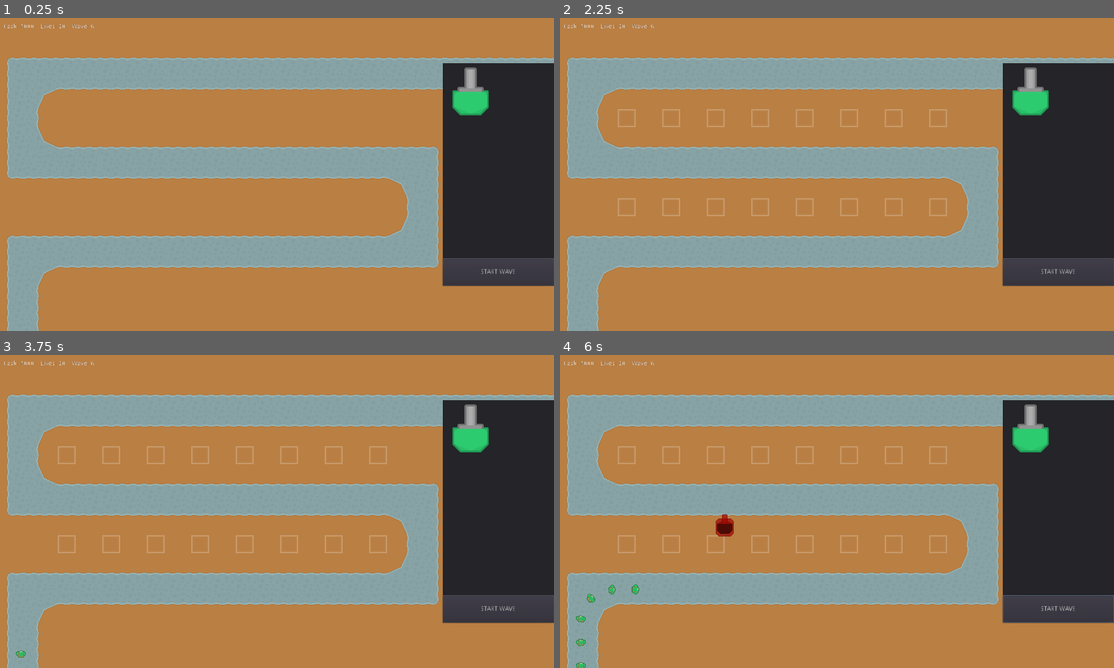
Above: before the commit, frames 1-4 (two rows, left to right).
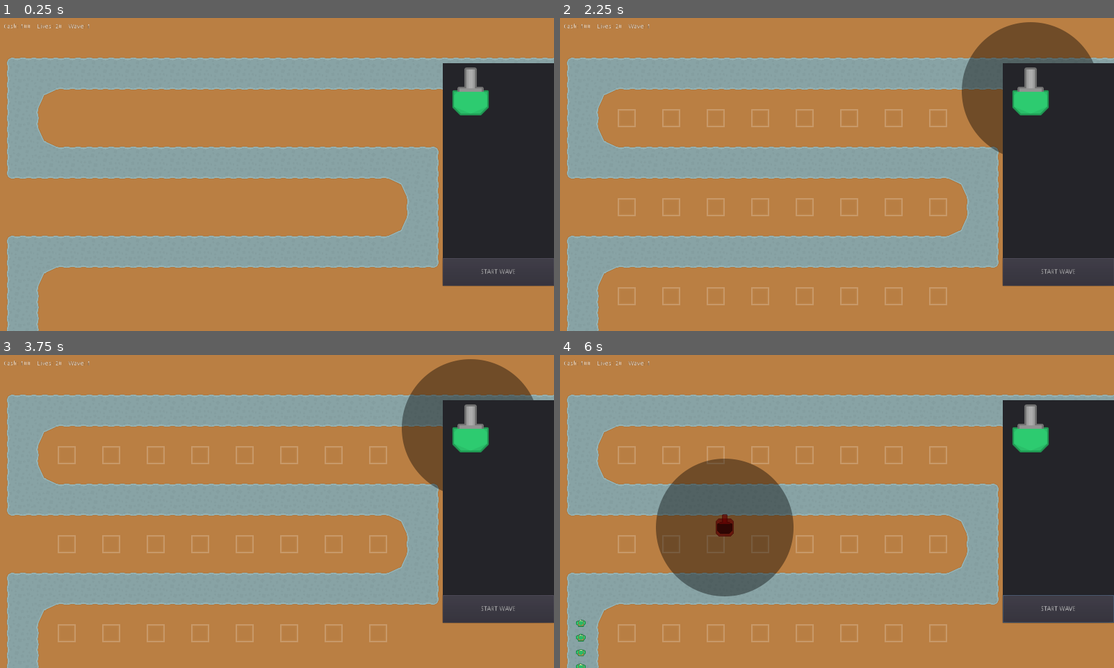
Above: after the commit, the same moments.

Repository: 0xPD33/Infiltration-TD
Game: Godot game, scene res://Scenes/Level1.tscn
The game is run twice, just before and just after one commit, with the same random seed, the same clock (stepped at 60 frames per second) and the same inputs.
Inputs (mouse positions are in pixels of both pictures, inside the frame that each line leads up to):
- Up to frame 1 (0.25 s): no input
- Up to frame 2 (2.25 s): click "START WAVE" at 0.5 s; click "START WAVE" at 1.25 s; click (1030, 89) at 2 s
- Up to frame 3 (3.75 s): click (470, 426) at 2.75 s; click (470, 426) at 3.5 s
- Up to frame 4 (6 s): click "START WAVE" at 4.25 s; tap Enter at 5 s; move the mouse to (1058, 605) at 5.02 s; press the mouse at (1058, 605) at 5.03 s; move the mouse to (726, 527) at 5.77 s; release the mouse at (726, 527) at 5.78 s; click (726, 527) at 5.85 s

The runs differ from the first frame. In frame 1, less than 0.1% of the frame differs, in the area x 5-17%, y 1-4%; in frame 2, 4.4%; in frame 3, 4.4%; in frame 4, 9.4%, in the area x 2-70%, y 1-100%.

Commit message:
found a better solution for the upgrade popup
selecting towers is now being handled by _unhandled_input in the tower script

Diff:
--- a/Scenes/Level1.tscn
+++ b/Scenes/Level1.tscn
@@ -82,7 +82,7 @@
 cell_y_sort = true
 collision_mask = 2
 format = 1
-tile_data = PoolIntArray( 0, 1, 131076, 1, 1, 131076, 2, 1,  …(4036 unchanged characters)… 6, 524292, 1610612737, 131076, 524293, 1610612737, 131076, 524294, 1610612737, 131076, 524295, 1610612737, 131076, 524296, 1610612737, 131076, 524297, 1610612737, 131076, 524298, 1610612737, 131076, 524299, 1610612737, 131076, 524300, 1610612737, 131076, 524301, 1610612737, 131076, 52 …(5241 unchanged characters)…
+tile_data = PoolIntArray( 0, 1, 131076, 1, 1, 131076, 2, 1,  …(4036 unchanged characters)… 6, 524292, 1610612737, 131076, 524293, 1, 131076, 524294, 1, 131076, 524295, 1, 131076, 524296, 1, 131076, 524297, 1, 131076, 524298, 1, 131076, 524299, 1, 131076, 524300, 1, 131076, 524301, 1610612737, 131076, 52 …(5241 unchanged characters)…
 
 [node name="TowerBases" type="TileMap" parent="."]
 visible = false
@@ -90,7 +90,7 @@
 collision_layer = 2
 collision_mask = 5
 format = 1
-tile_data = PoolIntArray( 262147, 0, 0, 262149, 0, 0, 262151 …(148 unchanged characters)… 524301, 0, 0, 524303, 0, 0, 524305, 0, 0 )
+tile_data = PoolIntArray( 262147, 0, 0, 262149, 0, 0, 262151 …(148 unchanged characters)… 524301, 0, 0, 524303, 0, 0, 524305, 0, 0, 786435, 0, 0, 786437, 0, 0, 786439, 0, 0, 786441, 0, 0, 786443, 0, 0, 786445, 0, 0, 786447, 0, 0, 786449, 0, 0 )
 
 [node name="Towers" type="Node2D" parent="."]
 
--- a/Scenes/TowerMenu.tscn
+++ b/Scenes/TowerMenu.tscn
@@ -13,56 +13,85 @@
 "_edit_use_anchors_": false
 }
 
-[node name="StatsContainer" type="VBoxContainer" parent="."]
-anchor_left = 0.5
-anchor_top = 0.5
-anchor_right = 0.5
-anchor_bottom = 0.5
-margin_left = -115.0
-margin_top = -102.5
-margin_right = 115.0
-margin_bottom = 67.5
-size_flags_horizontal = 0
-size_flags_vertical = 0
+[node name="MarginContainer" type="MarginContainer" parent="."]
+margin_left = 7.0
+margin_top = 7.0
+margin_right = 243.0
+margin_bottom = 218.0
 __meta__ = {
 "_edit_use_anchors_": false
 }
 
-[node name="TowerStatsLabel" type="Label" parent="StatsContainer"]
-margin_left = 78.0
-margin_right = 151.0
+[node name="StatsContainer" type="VBoxContainer" parent="MarginContainer"]
+margin_right = 236.0
+margin_bottom = 62.0
+size_flags_vertical = 0
+alignment = 1
+__meta__ = {
+"_edit_use_anchors_": false
+}
+
+[node name="TowerStatsLabel" type="Label" parent="MarginContainer/StatsContainer"]
+margin_left = 81.0
+margin_right = 154.0
 margin_bottom = 14.0
 size_flags_horizontal = 4
 text = "Tower Stats"
 align = 1
 
-[node name="FireRateContainer" type="HBoxContainer" parent="StatsContainer"]
+[node name="FireRateContainer" type="HBoxContainer" parent="MarginContainer/StatsContainer"]
 margin_top = 18.0
-margin_right = 230.0
+margin_right = 236.0
 margin_bottom = 38.0
-alignment = 1
 
-[node name="FireRateDesc" type="Label" parent="StatsContainer/FireRateContainer"]
-margin_left = 36.0
+[node name="FireRateBtn" type="Button" parent="MarginContainer/StatsContainer/FireRateContainer"]
+margin_right = 20.0
+margin_bottom = 20.0
+focus_mode = 1
+size_flags_vertical = 4
+enabled_focus_mode = 1
+text = "+"
+
+[node name="FireRateDesc" type="Label" parent="MarginContainer/StatsContainer/FireRateContainer"]
+margin_left = 24.0
 margin_top = 3.0
-margin_right = 134.0
+margin_right = 122.0
 margin_bottom = 17.0
 size_flags_horizontal = 4
 text = "Fire Rate (Lvl.1)"
 
-[node name="FireRateBtn" type="Button" parent="StatsContainer/FireRateContainer"]
-margin_left = 138.0
+[node name="FireRateCostLabel" type="Label" parent="MarginContainer/StatsContainer/FireRateContainer"]
+margin_left = 126.0
+margin_top = 3.0
 margin_right = 158.0
+margin_bottom = 17.0
+text = "Cost:"
+
+[node name="FireRangeContainer" type="HBoxContainer" parent="MarginContainer/StatsContainer"]
+margin_top = 42.0
+margin_right = 236.0
+margin_bottom = 62.0
+
+[node name="FireRangeBtn" type="Button" parent="MarginContainer/StatsContainer/FireRangeContainer"]
+margin_right = 20.0
 margin_bottom = 20.0
 focus_mode = 1
 size_flags_horizontal = 4
 size_flags_vertical = 4
+enabled_focus_mode = 1
 text = "+"
 
-[node name="FireRateCostLabel" type="Label" parent="StatsContainer/FireRateContainer"]
-margin_left = 162.0
+[node name="FireRangeDesc" type="Label" parent="MarginContainer/StatsContainer/FireRangeContainer"]
+margin_left = 24.0
 margin_top = 3.0
-margin_right = 194.0
+margin_right = 132.0
+margin_bottom = 17.0
+text = "Fire Range (Lvl.1)"
+
+[node name="FireRangeCostLabel" type="Label" parent="MarginContainer/StatsContainer/FireRangeContainer"]
+margin_left = 136.0
+margin_top = 3.0
+margin_right = 168.0
 margin_bottom = 17.0
 text = "Cost:"
 
@@ -74,10 +103,11 @@
 margin_left = -30.0
 margin_top = -30.0
 margin_right = 30.0
-margin_bottom = -10.0
+margin_bottom = -9.99998
 focus_mode = 1
 size_flags_horizontal = 0
 size_flags_vertical = 0
+enabled_focus_mode = 1
 __meta__ = {
 "_edit_use_anchors_": false
 }
@@ -91,5 +121,6 @@
 __meta__ = {
 "_edit_use_anchors_": false
 }
-[connection signal="pressed" from="StatsContainer/FireRateContainer/FireRateBtn" to="." method="_on_FireRateBtn_pressed"]
+[connection signal="pressed" from="MarginContainer/StatsContainer/FireRateContainer/FireRateBtn" to="." method="_on_FireRateBtn_pressed"]
+[connection signal="pressed" from="MarginContainer/StatsContainer/FireRangeContainer/FireRangeBtn" to="." method="_on_FireRangeBtn_pressed"]
 [connection signal="pressed" from="CloseButton" to="." method="_on_CloseButton_pressed"]
--- a/Scenes/Towers/TurretTower1.tscn
+++ b/Scenes/Towers/TurretTower1.tscn
@@ -2,7 +2,7 @@
 
 [ext_resource path="res://Scripts/Tower.gd" type="Script" id=1]
 [ext_resource path="res://Assets/Tilesheet/towerDefense_tilesheet.png" type="Texture" id=2]
-[ext_resource path="res://Scenes/Towers/turret_range_circle.png" type="Texture" id=3]
+[ext_resource path="res://Assets/TurretRangeCircle/turret_range_circle.png" type="Texture" id=3]
 [ext_resource path="res://Scripts/Upgrades.gd" type="Script" id=4]
 [ext_resource path="res://Scenes/TowerMenu.tscn" type="PackedScene" id=5]
 
@@ -10,7 +10,7 @@
 extents = Vector2( 26, 31.3422 )
 
 [sub_resource type="CircleShape2D" id=2]
-radius = 250.0
+radius = 200.0
 
 [node name="TurretTower1" type="Area2D"]
 collision_layer = 4
@@ -36,10 +36,6 @@
 position = Vector2( 0, -5.6 )
 shape = SubResource( 1 )
 
-[node name="TurretRange" type="Sprite" parent="."]
-visible = false
-texture = ExtResource( 3 )
-
 [node name="AggroRange" type="Area2D" parent="."]
 collision_layer = 4
 collision_mask = 8
@@ -48,6 +44,10 @@
 visible = false
 shape = SubResource( 2 )
 
+[node name="TurretRange" type="Sprite" parent="."]
+visible = false
+texture = ExtResource( 3 )
+
 [node name="ShootTimer" type="Timer" parent="."]
 wait_time = 0.1
 
@@ -55,6 +55,7 @@
 script = ExtResource( 4 )
 
 [node name="TowerMenu" parent="." instance=ExtResource( 5 )]
+visible = false
 margin_left = -125.0
 margin_top = -275.0
 margin_right = 125.0
--- a/Scripts/Creep.gd
+++ b/Scripts/Creep.gd
@@ -24,33 +24,37 @@
 func setup_stats():
 	match Global.wave:
 		0:
+			value = 3
+			hitpoints = 3
+			speed = 70
+		1:
 			value = 5
-			hitpoints = 10
-			speed = 100
-		1:
+			hitpoints = 6
+			speed = 80
+		2:
 			value = 7
+			hitpoints = 9
+			speed = 90
+		3:
+			value = 9
 			hitpoints = 12
-			speed = 110
-		2:
-			value = 9
-			hitpoints = 15
-			speed = 120
-		3:
-			value = 10
-			hitpoints = 15
-			speed = 125
+			speed = 105
 		4:
 			value = 12
+			hitpoints = 14
+			speed = 120
+		5:
+			value = 15
 			hitpoints = 18
-			speed = 130
-		5:
-			value = 13
-			hitpoints = 20
 			speed = 135
+		6:
+			value = 18
+			hitpoints = 21
+			speed = 150
 		_:
-			value += 2
-			hitpoints += 2
-			speed += 2
+			value = value + 2
+			hitpoints = hitpoints + 2
+			speed = speed + 2
 
 
 func creep_move(delta):
@@ -60,7 +64,7 @@
 func _on_Area2D_area_entered(area: Area2D):
 	if area.is_in_group("Projectile"):
 		area.queue_free()
-		hitpoints -= 1
+		hitpoints -= area.damage
 		if hitpoints <= 0:
 			dead = true
 			get_tree().call_group("Spawner", "creep_dead")
--- a/Scripts/Game.gd
+++ b/Scripts/Game.gd
@@ -41,8 +41,8 @@
 	$TowerBases.visible = false
 
 	match tower:
-		"TurretTower":
-			add_cash(-50)
+		"SingleTurretTower":
+			subtract_cash(50)
 
 	get_tree().call_group("HUD", "sync_cash_label")
 
--- a/Scripts/Global.gd
+++ b/Scripts/Global.gd
@@ -1,5 +1,5 @@
 extends Node
 
-var cash : int = 1000
-var wave : int = 5
+var cash : int = 100
+var wave : int = 0
 var lives : int = 20
--- a/Scripts/Path2D.gd
+++ b/Scripts/Path2D.gd
@@ -6,8 +6,8 @@
 var creeps_spawned : int = 0
 var creeps_alive : int = 0
 var creeps_max : int
-var creeps_per_wave = [10, 15, 20, 25, 30, 40]
-var creeps_wait_time_per_wave = [1.0, 0.9, 0.8, 0.7, 0.6, 0.5]
+var creeps_per_wave = [15, 20, 25, 30, 40, 50, 60]
+var creeps_wait_time_per_wave = [0.6, 0.55, 0.5, 0.45, 0.4, 0.35, 0.3]
 
 
 func _ready():
--- a/Scripts/Tower.gd
+++ b/Scripts/Tower.gd
@@ -7,7 +7,6 @@
 var colliding = false
 var can_build = false
 var can_select = false
-var in_menu = false
 
 var tower_space
 var tilemap
@@ -43,8 +42,8 @@
 
 func _ready():
 	add_to_group("Tower")
+	fire_range = $AggroRange/CollisionShape2D.get_shape().radius
 	yield(get_tree(), "idle_frame")
-	fire_range = $AggroRange/CollisionShape2D.get_shape().radius
 	tilemap = get_parent().get_parent().get_node("TowerBases")
 	cell_size = tilemap.cell_size
 
@@ -52,6 +51,7 @@
 func _physics_process(delta: float):
 	if building:
 		_follow_mouse()
+		show_range_circle(fire_range)
 
 		if can_build:
 			$TurretTowerBase.modulate = Color(0.0, 1.0, 0.0, 0.7)
@@ -63,8 +63,9 @@
 		if Input.is_action_just_pressed("left_click"):
 			if can_build:
 				building = false
-				get_tree().call_group("Game", "tower_built", "TurretTower")
-				set_stats()
+				get_tree().call_group("Game", "tower_built", "SingleTurretTower")
+				hide_range_circle()
+				set_stats(false)
 				$TurretTowerBase.modulate = Color(1.0, 1.0, 1.0, 1.0)
 				$TurretTowerGun.modulate = Color(1.0, 1.0, 1.0, 1.0)
 	else:
@@ -80,19 +81,25 @@
 				target_position = current_target.get_global_transform().origin
 				$TurretTowerGun.rotation = (target_position - position).angle() - deg2rad(-90)
 
-		if Input.is_action_just_pressed("left_click") and can_select:
+
+func _unhandled_input(event: InputEvent):
+	if event.is_action_pressed("left_click") and can_select:
+		if !building:
 			set_selected(true)
-		elif Input.is_action_just_pressed("left_click") and !can_select:
-			if !in_menu:
-				set_selected(false)
-			else:
-				pass
-
-
-func set_stats():
+	elif event.is_action_pressed("left_click") and !can_select:
+		set_selected(false)
+
+
+func set_stats(upgraded):
 	projectile = upgrades.projectile
 	fire_rate = upgrades.fire_rate_value
+	fire_range = upgrades.fire_range_value
 	$ShootTimer.set_wait_time(fire_rate)
+	$AggroRange/CollisionShape2D.get_shape().radius = fire_range
+
+	if upgraded:
+		hide_range_circle()
+		show_range_circle(fire_range)
 
 
 func tower_select_state():
@@ -106,11 +113,12 @@
 	hide_range_circle()
 	show_range_circle(fire_range)
 	set_tower_menu_pos(get_global_transform().origin)
-	tower_menu.popup()
+	tower_menu.show()
 
 
 func deselect_tower():
 	hide_range_circle()
+	tower_menu.hide()
 
 
 func set_tower_menu_pos(pos):
@@ -194,10 +202,5 @@
 	can_select = false
 
 
-func _on_TowerMenu_about_to_show():
-	in_menu = true
-
-
 func _on_TowerMenu_closed():
-	in_menu = false
 	set_selected(false)
--- a/Scripts/TowerMenu.gd
+++ b/Scripts/TowerMenu.gd
@@ -2,8 +2,11 @@
 
 var upgrades
 
-onready var fire_rate_desc = $StatsContainer/FireRateContainer/FireRateDesc
-onready var fire_rate_cost_label = $StatsContainer/FireRateContainer/FireRateCostLabel
+onready var fire_rate_desc = $MarginContainer/StatsContainer/FireRateContainer/FireRateDesc
+onready var fire_rate_cost_label = $MarginContainer/StatsContainer/FireRateContainer/FireRateCostLabel
+
+onready var fire_range_desc = $MarginContainer/StatsContainer/FireRangeContainer/FireRangeDesc
+onready var fire_range_cost_label = $MarginContainer/StatsContainer/FireRangeContainer/FireRangeCostLabel
 
 signal closed
 
@@ -12,6 +15,8 @@
 	upgrades = get_parent().get_node("Upgrades")
 	sync_fire_rate_desc(upgrades.fire_rate_lvl + 1)
 	sync_fire_rate_cost(upgrades.fire_rate_upgrade_cost)
+	sync_fire_range_desc(upgrades.fire_range_lvl + 1)
+	sync_fire_range_cost(upgrades.fire_range_upgrade_cost)
 	connect("closed", get_parent(), "_on_TowerMenu_closed")
 
 
@@ -19,6 +24,12 @@
 	upgrades.fire_rate_level_up()
 	sync_fire_rate_desc(upgrades.fire_rate_lvl + 1)
 	sync_fire_rate_cost(upgrades.fire_rate_upgrade_cost)
+
+
+func _on_FireRangeBtn_pressed():
+	upgrades.fire_range_level_up()
+	sync_fire_range_desc(upgrades.fire_range_lvl + 1)
+	sync_fire_range_cost(upgrades.fire_range_upgrade_cost)
 
 
 func sync_fire_rate_desc(fire_rate_lvl):
@@ -29,6 +40,14 @@
 	fire_rate_cost_label.text = "Cost: " + str(fire_rate_cost)
 
 
+func sync_fire_range_desc(fire_range_lvl):
+	fire_range_desc.text = "Fire Range (Lvl." + str(fire_range_lvl) + ")"
+
+
+func sync_fire_range_cost(fire_range_cost):
+	fire_range_cost_label.text = "Cost: " + str(fire_range_cost)
+
+
 func _on_CloseButton_pressed():
 	hide()
 	emit_signal("closed")
--- a/Scripts/Upgrades.gd
+++ b/Scripts/Upgrades.gd
@@ -14,19 +14,19 @@
 var projectile_level : int = 0
 var projectile_upgrade_cost = 0
 
-var upgrades = {"tower_upgrades":
+var upgrades = {"single_turret_tower":
 	{
 	"fire_rate":
 		{
 			"levels": [0, 1, 2, 3, 4, 5],
-			"rate_of_fire": [0.15, 0.125, 0.1, 0.07, 0.025, 0.01],
-			"cost": [10, 20, 50, 150, 300, "---"]
+			"rate_of_fire": [0.15, 0.125, 0.1, 0.075, 0.05, 0.025],
+			"cost": [10, 20, 50, 125, 300, "---"]
 		},
 	"fire_range":
 		{
 			"levels": [0, 1, 2, 3, 4, 5],
-			"range_of_fire": [275, 300, 325, 350, 400, 500],
-			"cost": [25, 75, 125, 200, 300, "---"]
+			"range_of_fire": [200, 220, 250, 300, 375, 450],
+			"cost": [20, 50, 100, 250, 400, "---"]
 		},
 	"projectiles":
 		{
@@ -44,36 +44,46 @@
 
 
 func setup_vars():
-	fire_rate_value = upgrades["tower_upgrades"]["fire_rate"]["rate_of_fire"][0]
-	fire_rate_lvl = upgrades["tower_upgrades"]["fire_rate"]["levels"][0]
-	fire_rate_upgrade_cost = upgrades["tower_upgrades"]["fire_rate"]["cost"][0]
-	fire_range_value = upgrades["tower_upgrades"]["fire_range"]["range_of_fire"][0]
-	fire_range_lvl = upgrades["tower_upgrades"]["fire_range"]["levels"][0]
-	fire_range_upgrade_cost = upgrades["tower_upgrades"]["fire_range"]["cost"][0]
-	projectile = upgrades["tower_upgrades"]["projectiles"]["projectile"][0]
-	projectile_level = upgrades["tower_upgrades"]["projectiles"]["levels"][0]
-	projectile_upgrade_cost = upgrades["tower_upgrades"]["projectiles"]["cost"][0]
+	fire_rate_value = upgrades["single_turret_tower"]["fire_rate"]["rate_of_fire"][0]
+	fire_rate_lvl = upgrades["single_turret_tower"]["fire_rate"]["levels"][0]
+	fire_rate_upgrade_cost = upgrades["single_turret_tower"]["fire_rate"]["cost"][0]
+	fire_range_value = upgrades["single_turret_tower"]["fire_range"]["range_of_fire"][0]
+	fire_range_lvl = upgrades["single_turret_tower"]["fire_range"]["levels"][0]
+	fire_range_upgrade_cost = upgrades["single_turret_tower"]["fire_range"]["cost"][0]
+	projectile = upgrades["single_turret_tower"]["projectiles"]["projectile"][0]
+	projectile_level = upgrades["single_turret_tower"]["projectiles"]["levels"][0]
+	projectile_upgrade_cost = upgrades["single_turret_tower"]["projectiles"]["cost"][0]
 
 
 func set_fire_rate(num):
-	fire_rate_value = upgrades["tower_upgrades"]["fire_rate"]["rate_of_fire"][num]
-	fire_rate_upgrade_cost = upgrades["tower_upgrades"]["fire_rate"]["cost"][num]
+	fire_rate_value = upgrades["single_turret_tower"]["fire_rate"]["rate_of_fire"][num]
+	fire_rate_upgrade_cost = upgrades["single_turret_tower"]["fire_rate"]["cost"][num]
+
+
+func set_fire_range(num):
+	fire_range_value = upgrades["single_turret_tower"]["fire_range"]["range_of_fire"][num]
+	fire_range_upgrade_cost = upgrades["single_turret_tower"]["fire_range"]["cost"][num]
 
 
 func fire_rate_level_up():
 	if typeof(fire_rate_upgrade_cost) == TYPE_INT:
 		if Global.cash >= fire_rate_upgrade_cost:
-			if fire_rate_lvl < upgrades["tower_upgrades"]["fire_rate"]["levels"].size():
+			if fire_rate_lvl < upgrades["single_turret_tower"]["fire_rate"]["levels"].size():
 				get_tree().call_group("Game", "subtract_cash", fire_rate_upgrade_cost)
 				fire_rate_lvl += 1
 				set_fire_rate(fire_rate_lvl)
-				get_parent().set_stats()
+				get_parent().set_stats(true)
 	else:
 		return
 
 
 func fire_range_level_up():
-	if Global.cash >= fire_range_upgrade_cost:
-		if fire_range_lvl < upgrades["tower_upgrades"]["fire_range"]["levels"].size():
-			get_tree().call_group("Game", "subtract_cash", fire_range_upgrade_cost)
-			fire_range_lvl += 1
+	if typeof(fire_range_upgrade_cost) == TYPE_INT:
+		if Global.cash >= fire_range_upgrade_cost:
+			if fire_range_lvl < upgrades["single_turret_tower"]["fire_range"]["levels"].size():
+				get_tree().call_group("Game", "subtract_cash", fire_range_upgrade_cost)
+				fire_range_lvl += 1
+				set_fire_range(fire_range_lvl)
+				get_parent().set_stats(true)
+	else:
+		return
Binary file added: Assets/TurretRangeCircle/turret_range_circle.png
Not shown, changed: Assets/TurretRangeCircle/turret_range_circle.png.import
Binary file removed: Scenes/Towers/turret_range_circle.png
